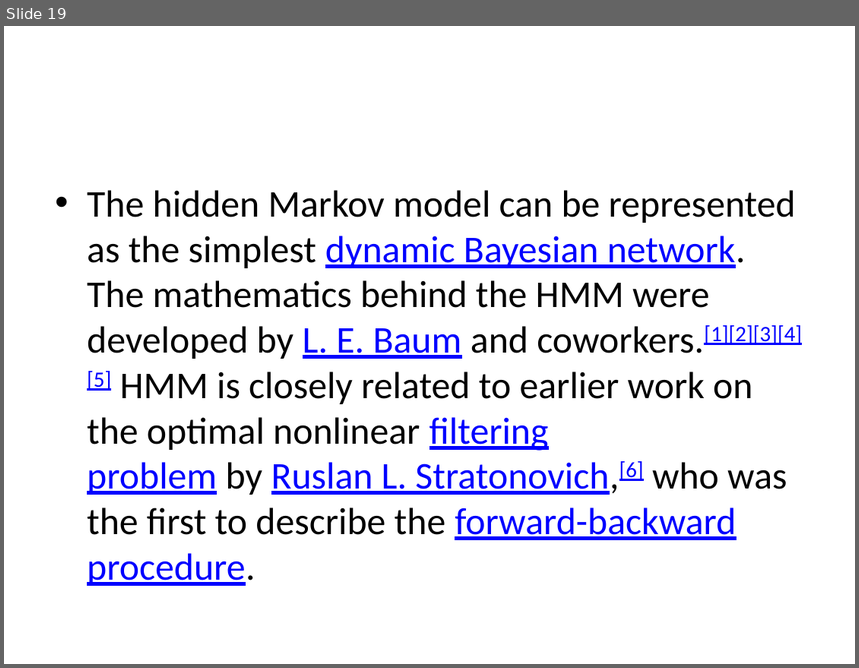
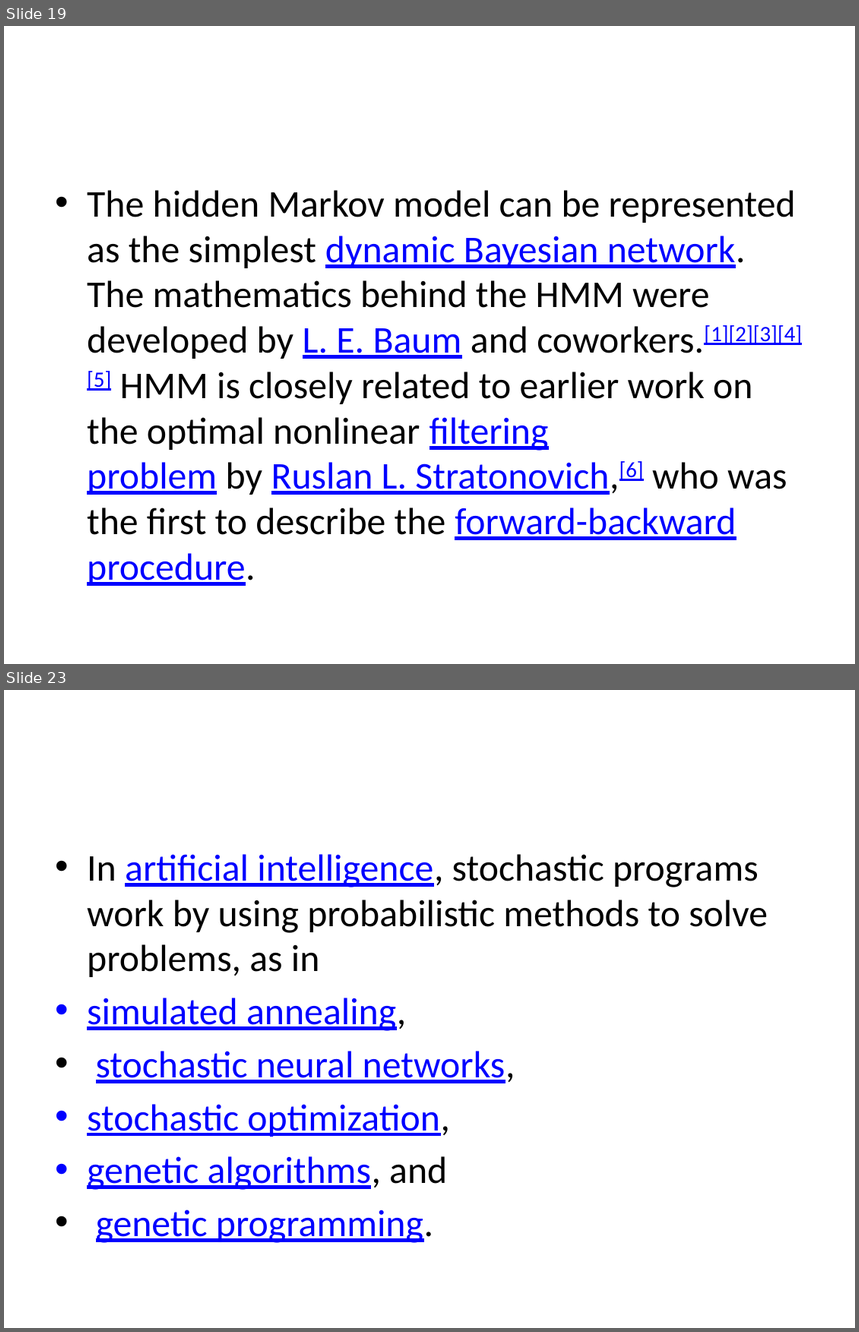
Before and after one commit to DSPavan/RClassNotes, a slide deck: Markov.pptx. Shown one above the other, each under a label of ours: slide 19 before the commit, slides 19 and 23 after it; the slides between them are not shown. The pictures are 859x668 and 859x1332 pixels, drawn with LibreOffice and Linux fonts; fonts in the diff are those of the drawing. Boxes give left, top, right and bottom in pixels: in the first picture for what was removed or moved away, otherwise in the second. Text is boxed around its words. In the diff, an @@ line names an element or a change of style, - is before the commit and + after.

```diff
--- a/Markov.pptx
+++ b/Markov.pptx
@@ slide 23 added at bbox=[4, 690, 855, 1328], background #FFFFFF @@
@@ text added at bbox=[87, 854, 768, 1243], 32 pt, text #0000FF, underline @@
+• In artificial intelligence, stochastic programs work by using probabilistic methods to solve problems, as in
+• simulated annealing,
+• stochastic neural networks,
+• stochastic optimization,
+• genetic algorithms, and
+• genetic programming.
```
Also in this commit, not shown: 7 other slides added.
